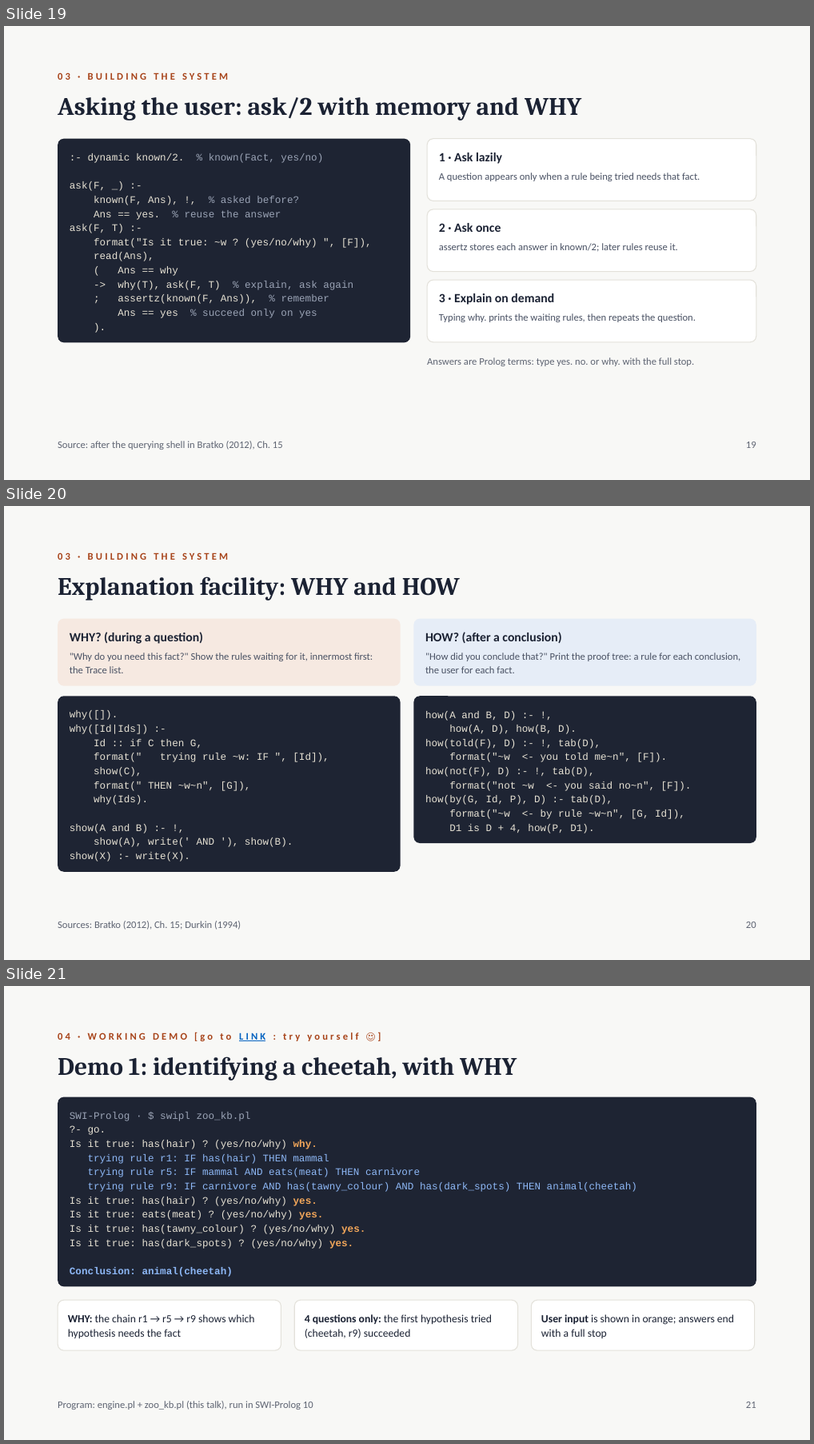
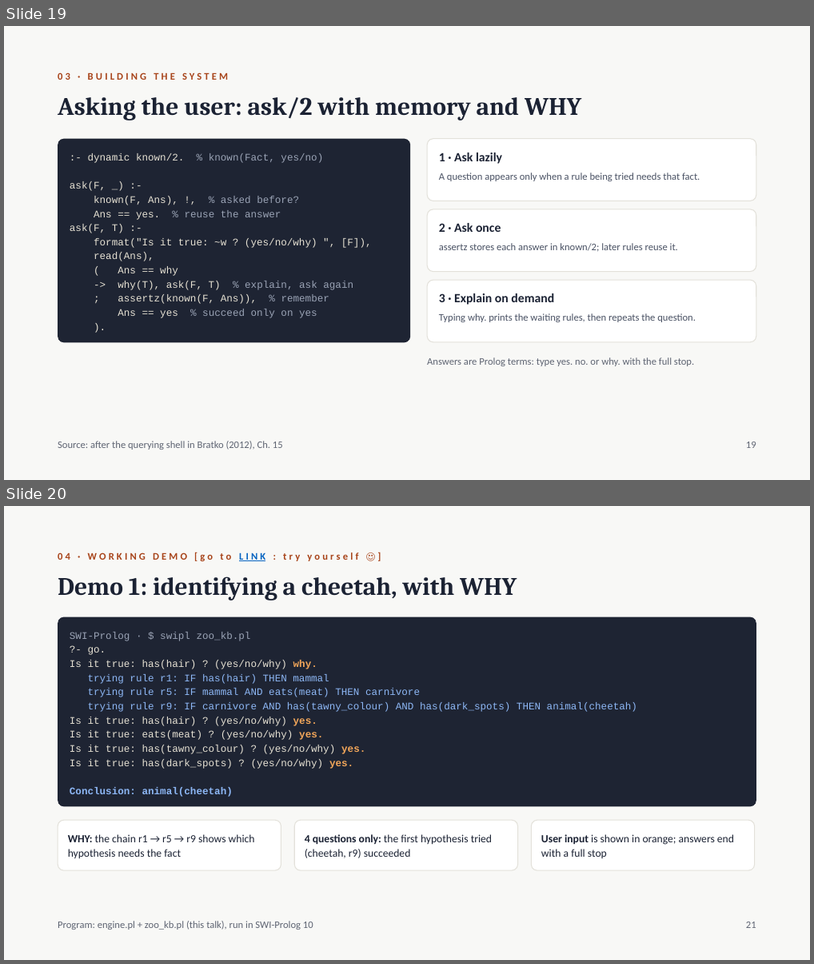
Before and after one commit to TusharSachdeva29/kbs-presentation, a slide deck: Rule-Based Programming in PROLOG.pptx. Shown one above the other, each under a label of ours: slides 19, 20 and 21 before the commit, slides 19 and 20 after it. The pictures are 814x1444 and 814x964 pixels, drawn with LibreOffice and Linux fonts; fonts in the diff are those of the drawing. Boxes give left, top, right and bottom in pixels: in the first picture for what was removed or moved away, otherwise in the second. Text is boxed around its words. In the diff, an @@ line names an element or a change of style, - is before the commit and + after.

Commit message:
updated

```diff
--- a/Rule-Based Programming in PROLOG.pptx
+++ b/Rule-Based Programming in PROLOG.pptx
@@ slide 20 removed at [4,506,810,960], background #F8F8F6 @@
@@ text removed at [58,552,228,560] @@
-03 · BUILDING THE SYSTEM
@@ text removed at [58,576,460,600] @@
-Explanation facility: WHY and HOW
@@ rounded rectangle removed at [58,619,401,686] @@
@@ rounded rectangle removed at [414,619,757,686] @@
@@ text removed at [70,632,203,644] @@
-WHY? (during a question)
@@ text removed at [426,632,562,643] @@
-HOW? (after a conclusion)
@@ text removed at [70,652,373,673] @@
-"Why do you need this fact?" Show the rules waiting for it, innermost first: the Trace list.
@@ text removed at [426,652,741,673] @@
-"How did you conclude that?" Print the proof tree: a rule for each conclusion, the user for each fact.
@@ rounded rectangle removed at [58,696,401,872] @@
@@ rounded rectangle removed at [414,696,757,843] @@
@@ text removed at [70,711,329,861] @@
-why([]).
-why([Id|Ids]) :-
-Id :: if C then G,
-format(" trying rule ~w: IF ", [Id]),
-show(C),
-format(" THEN ~w~n", [G]),
-why(Ids).
-show(A and B) :- !,
-show(A), write(' AND '), show(B).
-show(X) :- write(X).
@@ text removed at [426,711,692,833] @@
-how(A and B, D) :- !,
-how(A, D), how(B, D).
-how(told(F), D) :- !, tab(D),
-format("~w <- you told me~n", [F]).
-how(not(F), D) :- !, tab(D),
-format("not ~w <- you said no~n", [F]).
-how(by(G, Id, P), D) :- tab(D),
-format("~w <- by rule ~w~n", [G, Id]),
-D1 is D + 4, how(P, D1).
@@ text removed at [58,920,241,929] @@
-Sources: Bratko (2012), Ch. 15; Durkin (1994)
@@ text removed at [746,921,757,928] @@
-20
@@ what was slide 21 is now slide 20 @@
```
